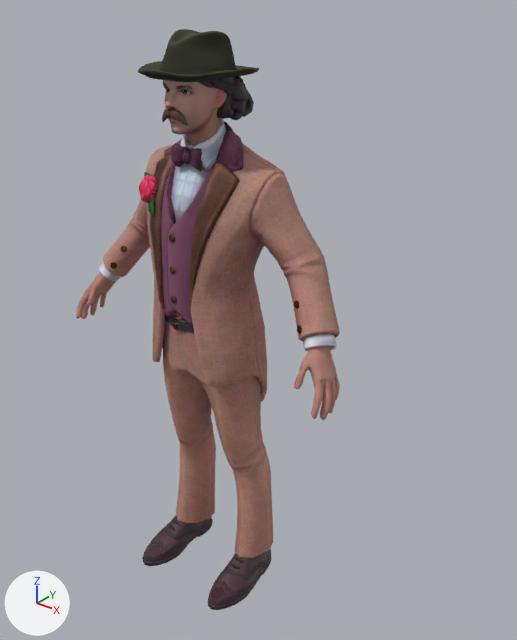
Two versions of the glTF model web/src/assets/movement-figure.glb, one commit apart.
One viewpoint serves both versions: a 50 mm camera at (1.431, -1.539, 2.013) aimed at (0.113, 0.109, 0.991). Arrows for +X, +Y and +Z are at lower left; the lights stay in place. The older version comes first. Vertices at exactly the same position are counted once.

Names of what the first picture shows: 'Wolf3D_Beard', 'Wolf3D_Body', 'Wolf3D_Head', 'Wolf3D_Headwear', 'Wolf3D_Outfit_Bottom', 'Wolf3D_Outfit_Footwear', 'Wolf3D_Outfit_Top'.
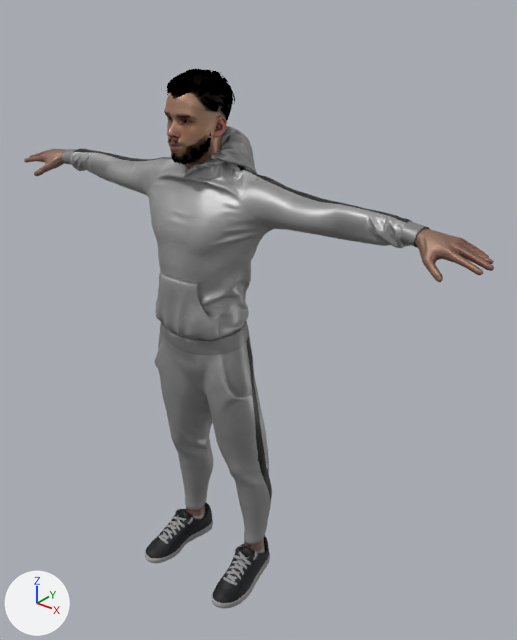
Commit message: feat(strength): swap movement figure to a gym-dressed Mixamo character

Changed parts and their boxes [x1, y1, x2, y2] in the pictures (517 x 640 px):
'Wolf3D_Outfit_Top', deleted (brown)
    before: [99, 118, 340, 402]
'Ch08_Hoodie', added
    after: [62, 126, 430, 340]
'Wolf3D_Outfit_Bottom', reshaped (6% wider, 9% shorter)
    before: [163, 313, 273, 558]
    after: [155, 321, 272, 545]
'Ch08_Body', added
    after: [24, 74, 494, 554]
'Wolf3D_Headwear', deleted
    before: [138, 29, 259, 120]
'Wolf3D_Outfit_Footwear', reshaped
    before: [142, 515, 271, 610]
    after: [145, 502, 270, 608]
'Wolf3D_Body', deleted
    before: [76, 272, 340, 420]
'Wolf3D_Head', deleted (brown)
    before: [163, 80, 227, 146]
'Wolf3D_Beard', deleted
    before: [162, 108, 188, 126]
part 1 of me_wolf3d_outfit_footwear, rebuilt
    before: [142, 515, 213, 566]
    after: [145, 502, 213, 563]
part 2 of me_wolf3d_outfit_footwear, rebuilt
    before: [208, 549, 271, 610]
    after: [211, 536, 270, 608]
part 3 of me_wolf3d_outfit_footwear, deleted
    before: [169, 519, 244, 569]
part 4 of me_wolf3d_outfit_bottom, rebuilt (6% wider, 9% shorter)
    before: [163, 313, 273, 558]
    after: [155, 321, 272, 545]
part 5 of me_wolf3d_outfit_bottom, deleted
    before: [165, 314, 194, 333]

The change, as a list of edits to the scene's bpy script:
```text
Add mat_ch08_body1:
    mat_ch08_body1 = bpy.data.materials.new('Ch08_body1')
    # colours: white #e7e7e7
    # uses the picture img_ao_met_rough_ch08_1002_glossiness
    # uses the picture img_ch08_1002_diffuse_png
    # uses the picture img_ch08_1002_normal_png
Add mat_ch08_body:
    mat_ch08_body = bpy.data.materials.new('Ch08_body')
    # colours: white #e7e7e7
    # uses the picture img_ao_met_rough_ch08_1001_glossiness
    # uses the picture img_ch08_1001_diffuse_png
    # uses the picture img_ch08_1001_normal_png
Change me_wolf3d_outfit_bottom:
    remove me_wolf3d_outfit_bottom.from_pydata(...)  # 1236 vertices, 2236 faces; spans x -0.207..0.207, y -0.146..0.126, z 0.08..1.09
    remove me_wolf3d_outfit_bottom.materials.append(mat_wolf3d_outfit_bottom)
    add me_wolf3d_outfit_bottom.from_pydata(...)  # 3039 vertices, 6074 faces; spans x -0.203..0.202, y -0.146..0.109, z 0.135..1.034
    me_wolf3d_outfit_bottom part 4: the loose piece of 518 vertices spanning x -0.207..0.207, y -0.136..0.126, z 0.08..1.09 is rebuilt with 3039 vertices and now spans x -0.203..0.202, y -0.146..0.109, z 0.135..1.034, in mat_ch08_body1
    me_wolf3d_outfit_bottom part 5: 9 loose pieces with 718 vertices, spanning x -0.15..0.15, y -0.146..0.103, z 1.009..1.089, are deleted
    add me_wolf3d_outfit_bottom.materials.append(mat_ch08_body1)
Change me_wolf3d_outfit_footwear:
    remove me_wolf3d_outfit_footwear.from_pydata(...)  # 620 vertices, 1148 faces; spans x -0.227..0.227, y -0.226..0.117, z -0.001..0.133
    remove me_wolf3d_outfit_footwear.materials.append(mat_wolf3d_outfit_footwear)
    add me_wolf3d_outfit_footwear.from_pydata(...)  # 1951 vertices, 3900 faces; spans x -0.227..0.227, y -0.204..0.114, z -0.002..0.129
    me_wolf3d_outfit_footwear part 1: the loose piece of 229 vertices spanning x -0.227..-0.104, y -0.226..0.117, z -0.001..0.133 is rebuilt with 976 vertices and now spans x -0.227..-0.103, y -0.204..0.114, z -0.002..0.129, in mat_ch08_body1
    me_wolf3d_outfit_footwear part 2: the loose piece of 229 vertices spanning x 0.104..0.227, y -0.226..0.117, z -0.001..0.133 is rebuilt with 975 vertices and now spans x 0.102..0.227, y -0.204..0.114, z -0.002..0.129, in mat_ch08_body1
    me_wolf3d_outfit_footwear part 3: 6 loose pieces with 162 vertices, spanning x -0.178..0.178, y -0.089..-0.029, z 0.09..0.13, are deleted
    add me_wolf3d_outfit_footwear.materials.append(mat_ch08_body1)
Remove ob_wolf3d_head:
    ob_wolf3d_head = bpy.data.objects.new('Wolf3D_Head', me_wolf3d_head)
Remove ob_wolf3d_beard:
    ob_wolf3d_beard = bpy.data.objects.new('Wolf3D_Beard', me_wolf3d_beard)
Remove ob_wolf3d_headwear:
    ob_wolf3d_headwear = bpy.data.objects.new('Wolf3D_Headwear', me_mesh)
Remove ob_wolf3d_body:
    ob_wolf3d_body = bpy.data.objects.new('Wolf3D_Body', me_wolf3d_body)
Remove ob_wolf3d_outfit_top:
    ob_wolf3d_outfit_top = bpy.data.objects.new('Wolf3D_Outfit_Top', me_wolf3d_outfit_top)
Add ob_ch08_hoodie:
    ob_ch08_hoodie = bpy.data.objects.new('Ch08_Hoodie', me_ch08_hoodie)  # 6314 vertices, 12621 faces; spans x -0.698..0.699, y -0.161..0.195, z 0.999..1.603
    ob_ch08_hoodie.location = (0.0, 0.0, 0.0)
Add ob_ch08_body:
    ob_ch08_body = bpy.data.objects.new('Ch08_Body', me_ch08_body)  # 6500 vertices, 12809 faces; spans x -0.89..0.89, y -0.15..0.08, z 0.05..1.76
    ob_ch08_body.location = (0.0, 0.0, 0.0)
```
